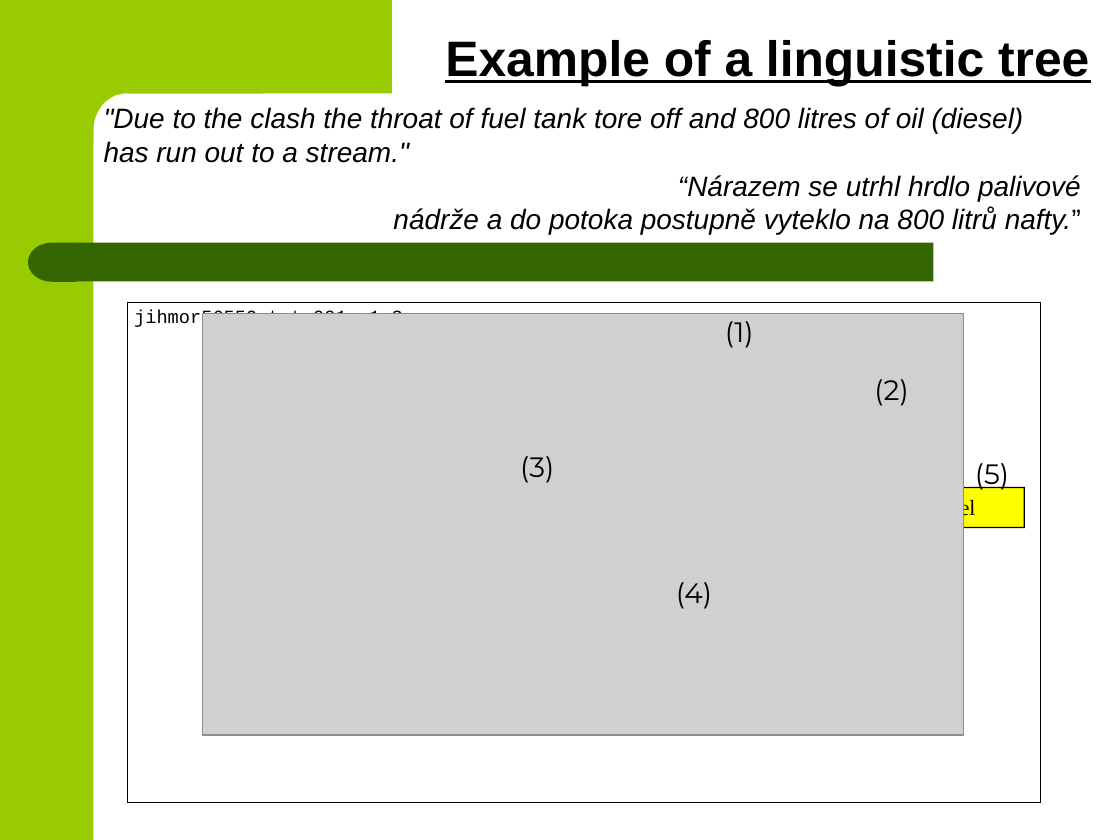
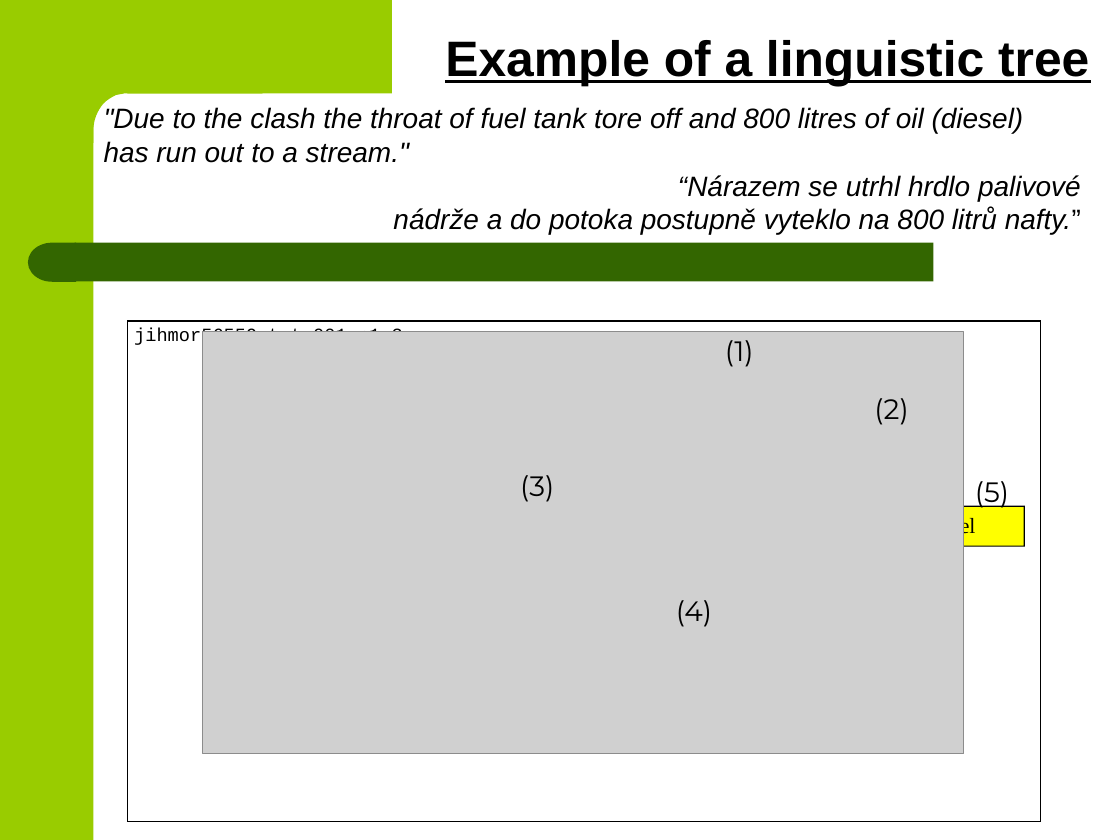
Before and after one commit to BackupTheBerlios/czsem-svn, a slide deck: slide 7 of trunk/docs/papers/20090202_eEnvironment_Prague/slides_DedekVojtas_e-envi2009.ppt (slide 5 before the commit). Drawn at 1120x840 pixels with LibreOffice and Linux fonts; fonts in the diff are those of the drawing; grey boxes stand for pictures. Boxes give left, top, right and bottom in pixels: in the first picture for what was removed or moved away, otherwise in the second. Text is boxed around its words. In the diff, an @@ line names an element or a change of style, - is before the commit and + after.

```diff
--- a/trunk/docs/papers/20090202_eEnvironment_Prague/slides_DedekVojtas_e-envi2009.ppt
+++ b/trunk/docs/papers/20090202_eEnvironment_Prague/slides_DedekVojtas_e-envi2009.ppt
@@ 6 texts, 1 picture, 1 speech box, 1 rectangle moved together from (x1=128, y1=302, x2=1042, y2=803) to (x1=128, y1=321, x2=1042, y2=822) @@
```
Also in this commit, not shown: 4 other slides changed, 6 slides added, 1 slide removed, 1 other file.
